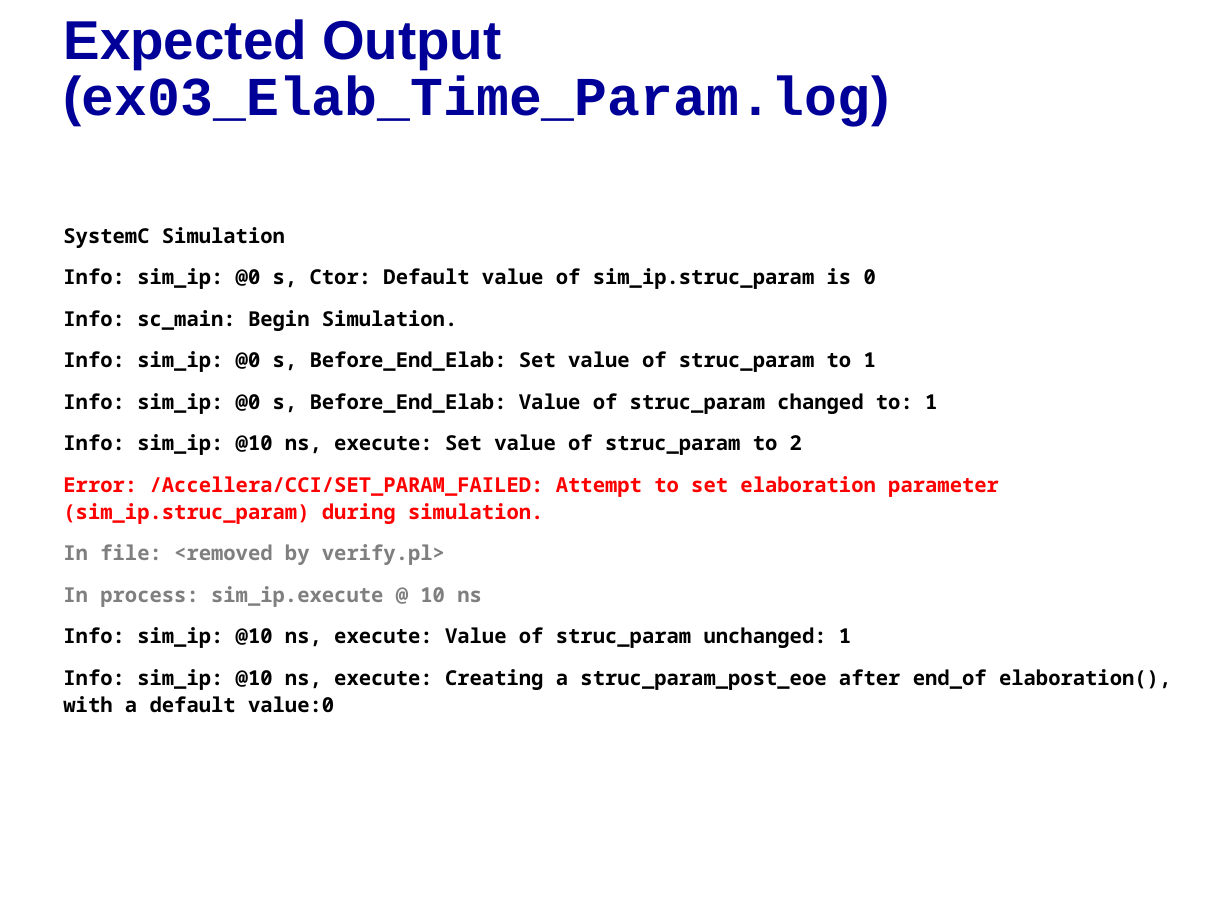
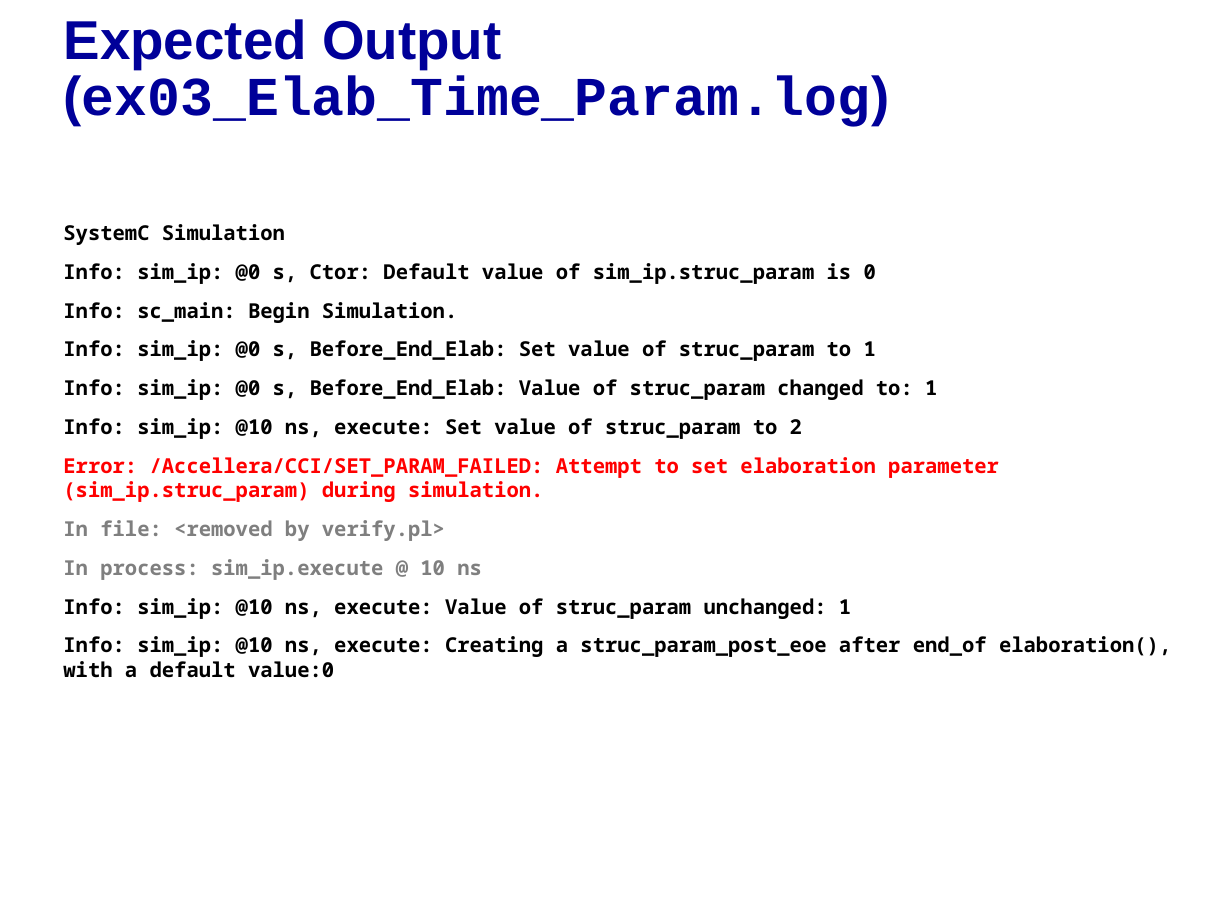
Before and after one commit to accellera-official/cci, a slide deck: slide 5 of examples/ex03_Elab_Time_Param/docs/ex03_Elab_Time_Param.ppt. Drawn at 1232x924 pixels with LibreOffice and Linux fonts; fonts in the diff are those of the drawing; background and template pictures are left out. Boxes give left, top, right and bottom in pixels: in the first picture for what was removed or moved away, otherwise in the second. Text is boxed around its words. In the diff, an @@ line names an element or a change of style, - is before the commit and + after.

```diff
--- a/examples/ex03_Elab_Time_Param/docs/ex03_Elab_Time_Param.ppt
+++ b/examples/ex03_Elab_Time_Param/docs/ex03_Elab_Time_Param.ppt
@@ text "SystemC Simulation" at (63,224,1171,678): line spacing 16pt to 1 @@
```
Also in this commit, not shown: 1 other slide changed, 6 other files.
